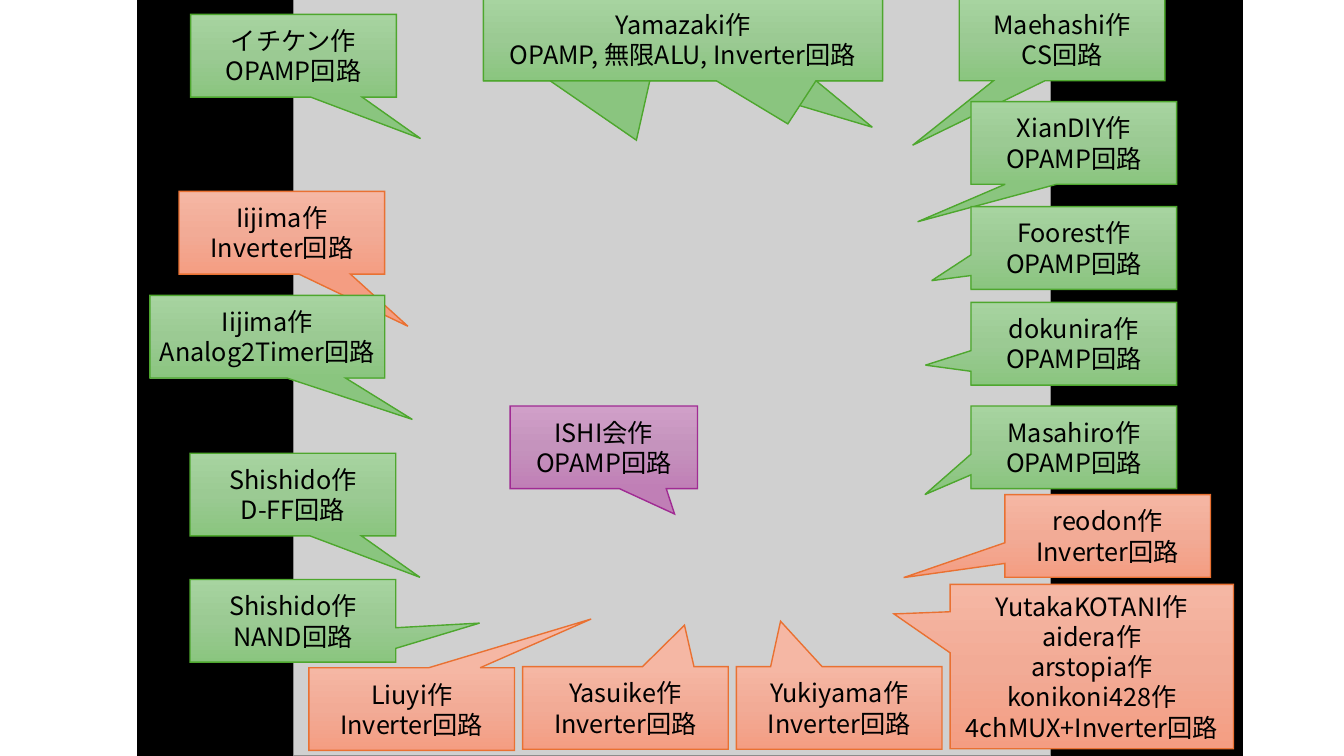
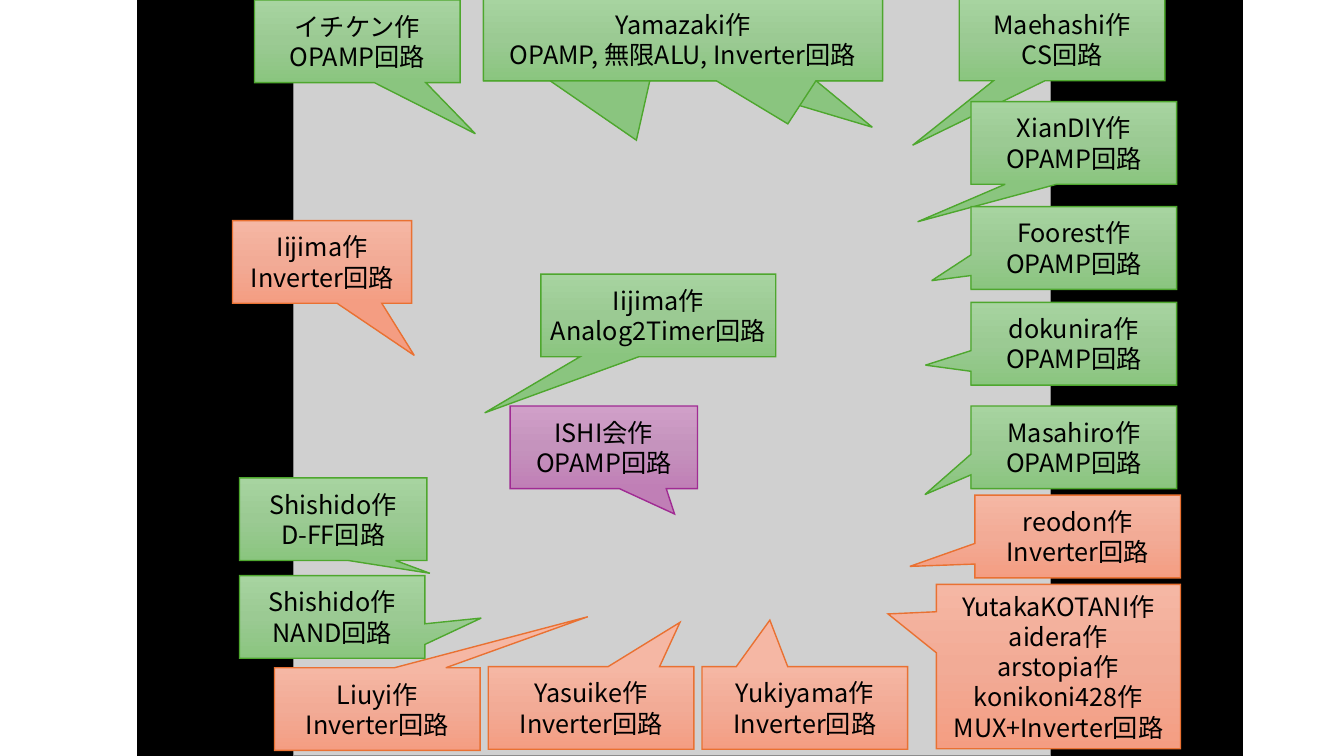
Before and after one commit to ishi-kai/ISHI-KAI_Multiple_Projects_OpenMPW_PTC06-2, a slide deck: slide 1 of Submitted/all_members_layout.pptx. Drawn at 1344x756 pixels with LibreOffice and Linux fonts; fonts in the diff are those of the drawing; grey boxes stand for pictures. Boxes give left, top, right and bottom in pixels: in the first picture for what was removed or moved away, otherwise in the second. Text is boxed around its words. In the diff, an @@ line names an element or a change of style, - is before the commit and + after.

```diff
--- a/Submitted/all_members_layout.pptx
+++ b/Submitted/all_members_layout.pptx
@@ speech box "イチケン作": place and size @@
-speech box "イチケン作" at (191,14,396,97)
+speech box "イチケン作" at (255,0,461,83)
@@ speech box "Iijima作": place and size @@
-speech box "Iijima作" at (179,192,385,274)
+speech box "Iijima作" at (233,221,412,303)
@@ proportions changed in 9 elements at (975,495,1181,578), (274,667,480,750), (488,666,694,749), (702,666,907,749), (240,576,425,658), (255,0,461,83), (240,478,427,561), (233,221,412,303), (541,274,776,357) @@
@@ speech box "Iijima作": place and size @@
-speech box "Iijima作" at (150,295,385,378)
+speech box "Iijima作" at (541,274,776,357)
@@ speech box "Shishido作": place and size @@
-speech box "Shishido作" at (191,454,396,536)
+speech box "Shishido作" at (240,478,427,561)
@@ speech box "reodon作": place and size @@
-speech box "reodon作" at (1005,495,1211,578)
+speech box "reodon作" at (975,495,1181,578)
@@ speech box "Shishido作": place and size @@
-speech box "Shishido作" at (191,580,396,662)
+speech box "Shishido作" at (240,576,425,658)
@@ speech box "YutakaKOTANI作": place and size @@
-speech box "YutakaKOTANI作" at (951,585,1234,749)
+speech box "YutakaKOTANI作" at (937,585,1181,749)
@@ 3 speech boxes: place and size @@
-3 speech boxes at (309,666,943,750)
+3 speech boxes at (274,666,907,750)
@@ text in speech box at (954,716,1164,739): text changed @@
-4chMUX+Inverter回路
+MUX+Inverter回路
```
